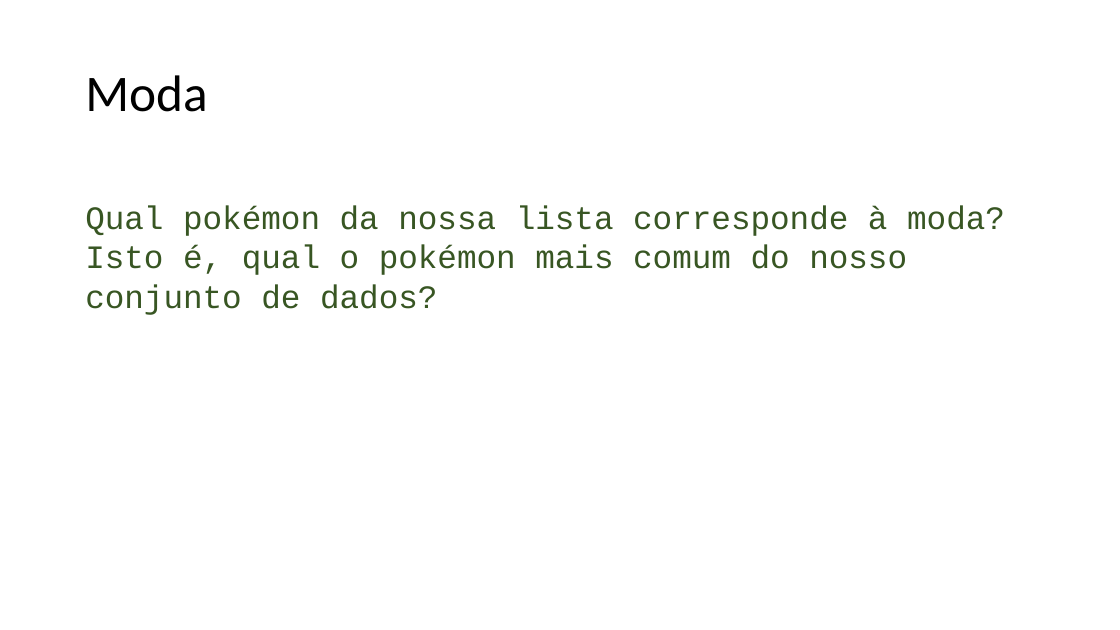
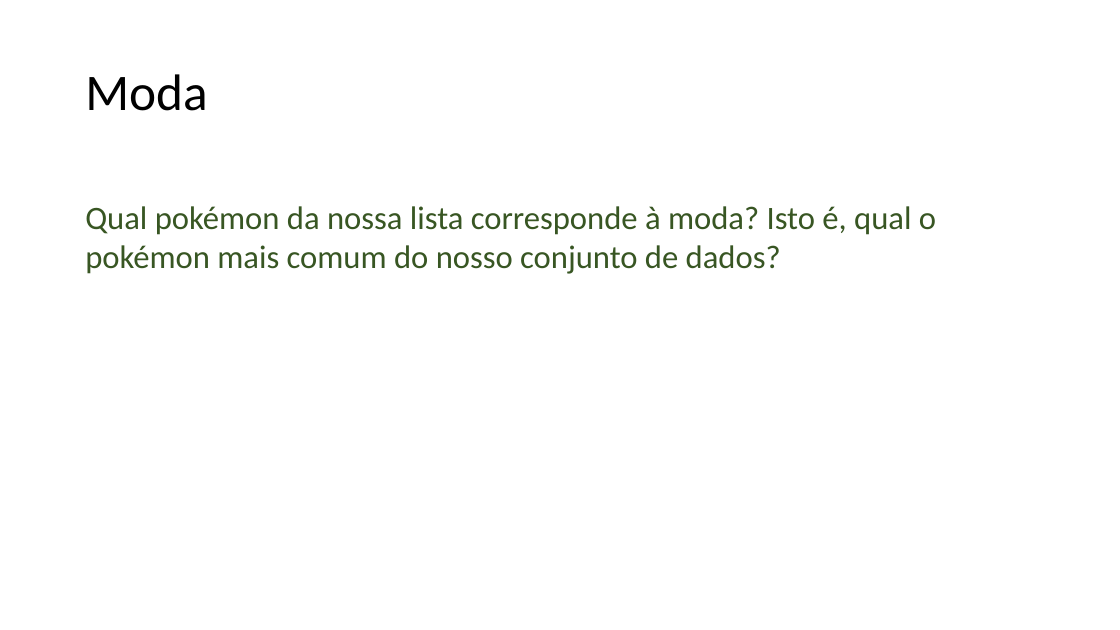
Before and after one commit to lidimayra/basic-stats, a slide deck: slide 21 of presentation.pptx. Drawn at 1120x630 pixels with LibreOffice and Linux fonts; fonts in the diff are those of the drawing. Boxes give left, top, right and bottom in pixels: in the first picture for what was removed or moved away, otherwise in the second. Text is boxed around its words. In the diff, an @@ line names an element or a change of style, - is before the commit and + after.

```diff
--- a/presentation.pptx
+++ b/presentation.pptx
@@ text "Qual pokémon da nossa lista ..." at [85, 206, 936, 274]: font Courier New to Calibri @@
```
Also in this commit, not shown: 6 slides added, 3 other files.
